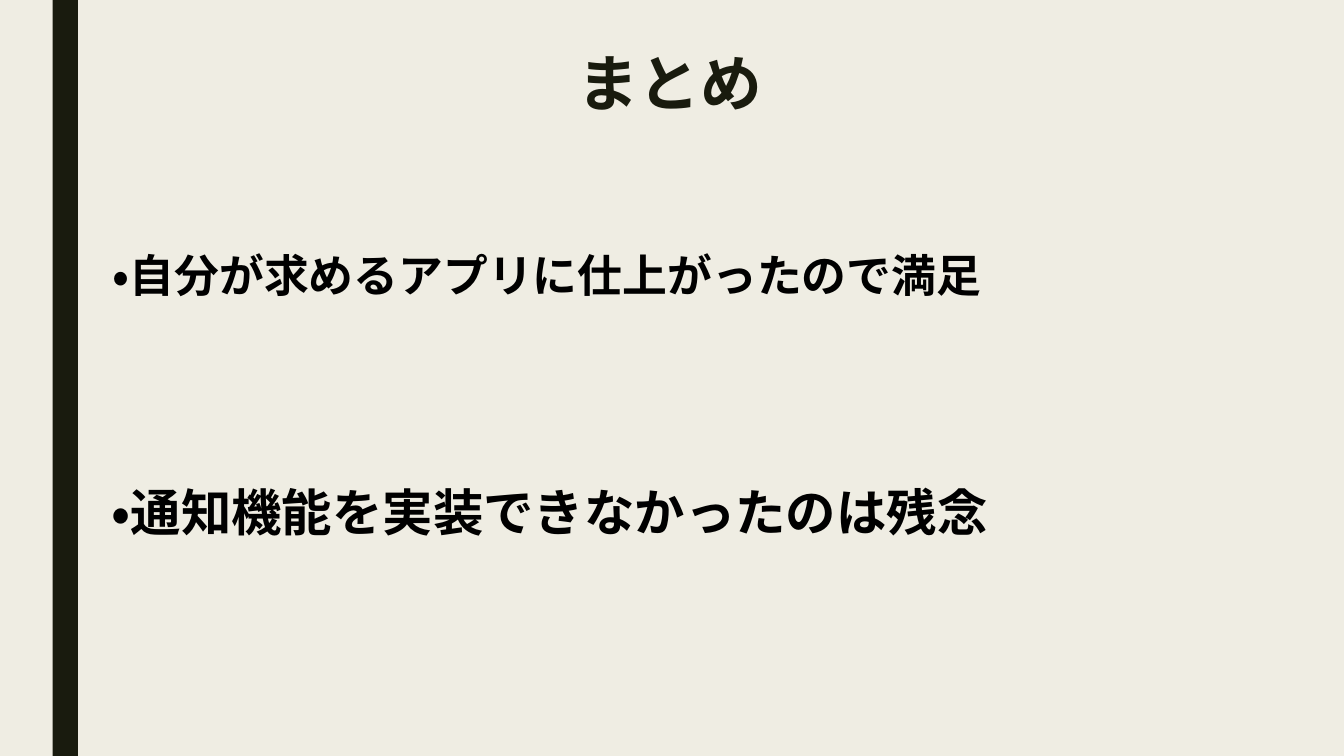
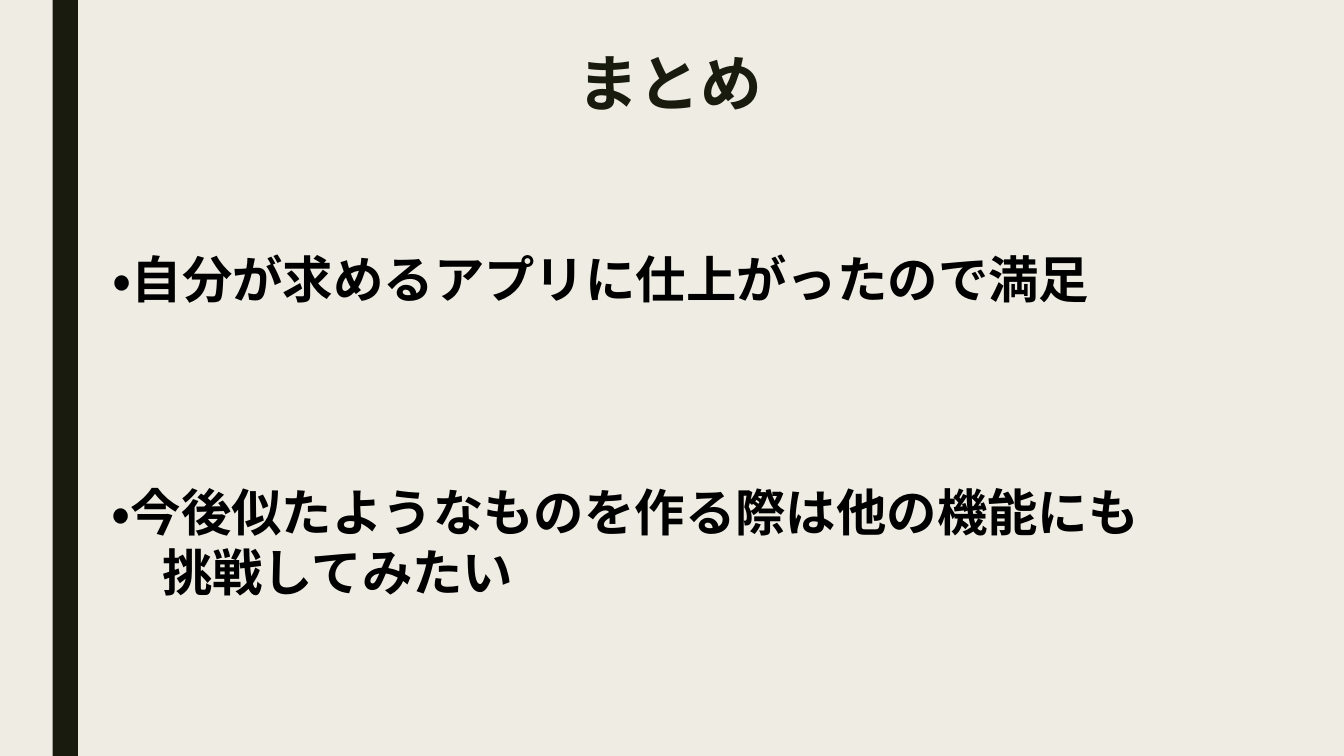
Before and after one commit to utaryu0520/mobile_utagawa2, a slide deck: slide 7 of モバイル授業_todoリスト.pptx (slide 8 before the commit). Drawn at 1344x756 pixels with LibreOffice and Linux fonts; fonts in the diff are those of the drawing. Boxes give left, top, right and bottom in pixels: in the first picture for what was removed or moved away, otherwise in the second. Text is boxed around its words. In the diff, an @@ line names an element or a change of style, - is before the commit and + after.

```diff
--- a/モバイル授業_todoリスト.pptx
+++ b/モバイル授業_todoリスト.pptx
@@ text "・自分が求めるアプリに仕上がったので満足" at [113,254,1090,303]: size 32 to 36 pt @@
@@ text at [112,488,1139,596]: text changed @@
-・通知機能を実装できなかったのは残念
+・今後似たようなものを作る際は他の機能にも
+挑戦してみたい
```
Also in this commit, not shown: 4 other slides changed, 1 other file.
